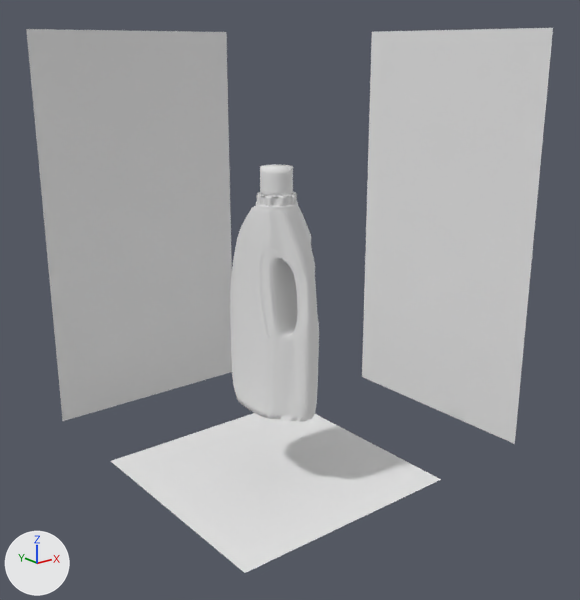
What one commit did to the OBJ model model/872839.obj.
The view is the same before and after, from a camera (50 mm lens) standing at (-154.0, -203.0, 143.0) and looking at (20.0, 14.0, 56.0). Arrows for +X, +Y and +Z are at lower left; the lights stay in place. Where no turn or scale is listed for an object, it has been applied to the vertices.
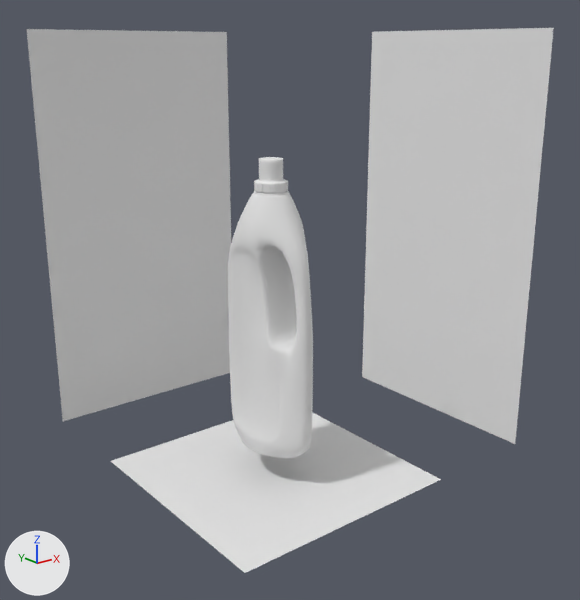
The newer file is also rescaled (x25.4), turned or shifted as a whole; pictures and numbers use the older file's frame.

Where the change shows, as pixel boxes (x1, y1, x2, y2) in the pictures (580 x 600 px):
'Plane001', mesh moved
    before: (26, 29, 232, 421)
    after: (27, 29, 231, 421)
'Plane002', mesh moved
    before: (362, 28, 553, 444)
    after: (362, 28, 554, 444)
'Plane009', added
    after: (228, 191, 313, 458)
'Cylinder002', deleted
    before: (230, 202, 319, 422)
'Cylinder004', deleted
    before: (257, 164, 297, 206)
'Cylinder005', added
    after: (254, 157, 288, 193)

The edits, one by one:
me_plane001 has 25 vertices, 16 faces and spans x -41.8..41.8, y 83.5, z 0.0..149.0.
me_plane001 is used by ob_plane001; location (0.0, 0.0, 0.0).
me_plane001 part 1: the whole mesh is moved by (0.0, -0.2, 0.0).
me_plane002 has 25 vertices, 16 faces and spans x 83.5, y -41.6..41.9, z 0.0..149.0.
me_plane002 is used by ob_plane002; location (0.0, 0.0, 0.0).
me_plane002 part 2: the whole mesh is moved by (0.0, -0.2, 0.0).
Mesh me_plane009 is new.
It has 14976 vertices, 16620 faces and spans x -10.2..10.6, y -19.6..19.5, z 11.3..100.8.
It uses material mat_wire_008008136 (white #e7e7e7).
Mesh me_cylinder005 is new.
It has 6658 vertices, 7390 faces and spans x -5.19..5.67, y -5.52..5.34, z 99.64..109.88.
It uses material mat_wire_214229166 (white #e7e7e7).
Object 'Cylinder002' (ob_cylinder002) is deleted.
Object 'Cylinder004' (ob_cylinder004) is deleted.
Object 'Plane009' (ob_plane009) is new; it shows me_plane009.
Its location is (0.0, -0.2, 0.0).
Object 'Cylinder005' (ob_cylinder005) is new; it shows me_cylinder005.
Its location is (0.0, -0.2, 0.0).
